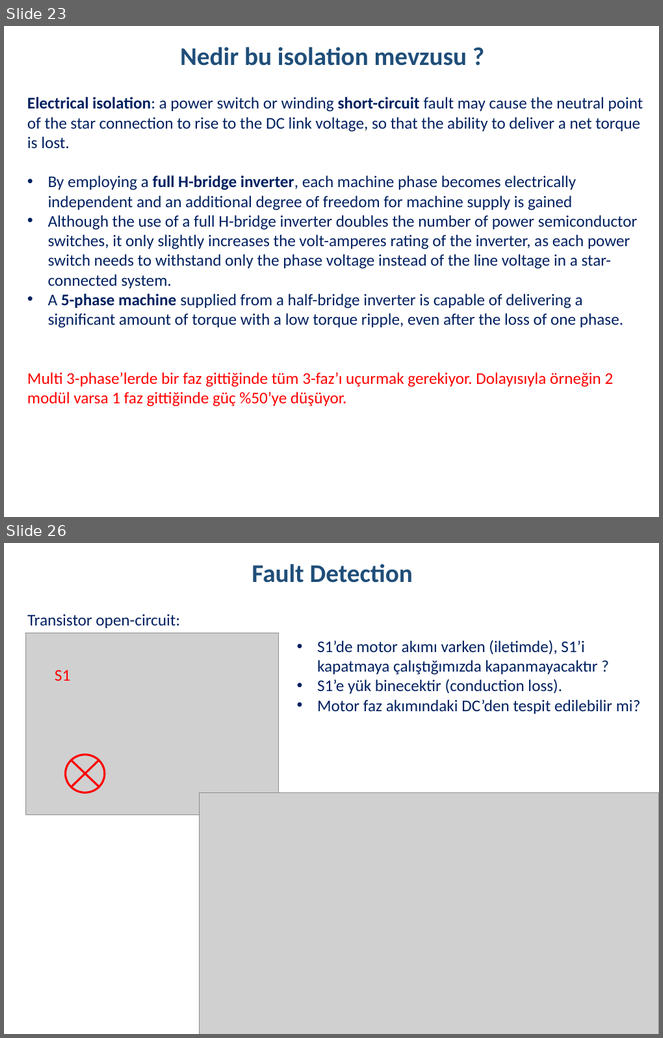
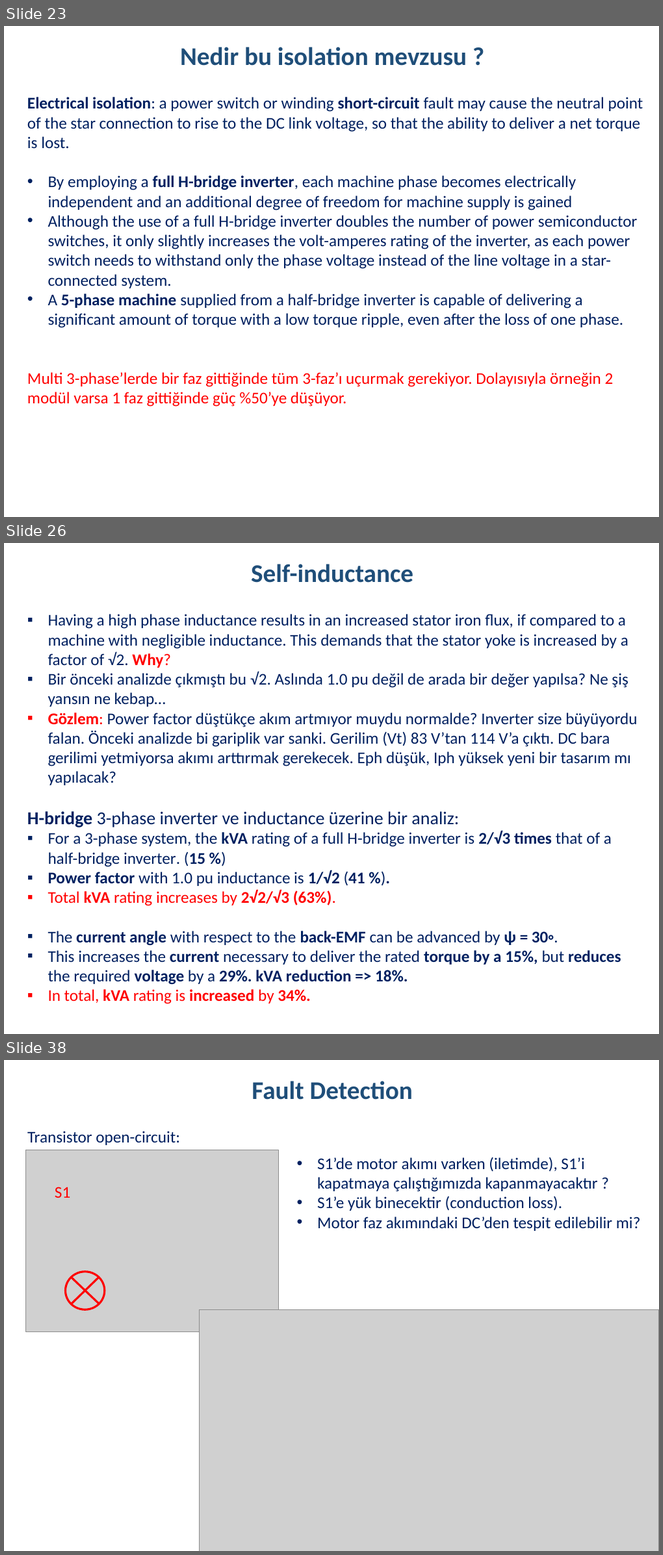
Before and after one commit to hakanpolat/IMMD, a slide deck: Literature/immd_ver2_research.pptx. Shown one above the other, each under a label of ours: slides 23 and 26 before the commit, slides 23, 26 and 38 after it; the slides between them are not shown. The pictures are 663x1038 and 663x1555 pixels, drawn with LibreOffice and Linux fonts; fonts in the diff are those of the drawing; grey boxes stand for pictures. Boxes give left, top, right and bottom in pixels: in the first picture for what was removed or moved away, otherwise in the second. Text is boxed around its words. In the diff, an @@ line names an element or a change of style, - is before the commit and + after.

Commit message:
Fault tolerance, inductance, stator configurations, drive topologies üzerine çalışmalar. Bkz: immd_ver2_research.pptx.

```diff
--- a/Literature/immd_ver2_research.pptx
+++ b/Literature/immd_ver2_research.pptx
@@ slide 26 added at (4, 543, 659, 1034), background #FFFFFF @@
@@ text added at (251, 564, 414, 583), 28 pt, text #1F4E79, bold @@
+Self-inductance
@@ text added at (27, 614, 637, 1005), 18 pt, text #002060 @@
+▪ Having a high phase inductance results in an increased stator iron flux, if compared to a machine with negligible inductance. This demands that the stator yoke is increased by a factor of √2. Why?
+▪ Bir önceki analizde çıkmıştı bu √2. Aslında 1.0 pu değil de arada bir değer yapılsa? Ne şiş yansın ne kebap…
+▪ Gözlem: Power factor düştükçe akım artmıyor muydu normalde? Inverter size büyüyordu falan. Önceki analizde bi gariplik var sanki. Gerilim (Vt) 83 V’tan 114 V’a çıktı. DC bara gerilimi yetmiyorsa akımı arttırmak gerekecek. Eph düşük, Iph yüksek yeni bir tasarım mı yapılacak?
+H-bridge 3-phase inverter ve inductance üzerine bir analiz:
+▪ For a 3-phase system, the kVA rating of a full H-bridge inverter is 2/√3 times that of a half-bridge inverter. (15 %)
+▪ Power factor with 1.0 pu inductance is 1/√2 (41 %).
+▪ Total kVA rating increases by 2√2/√3 (63%).
+▪ The current angle with respect to the back-EMF can be advanced by ψ = 30◦.
+▪ This increases the current necessary to deliver the rated torque by a 15%, but reduces the required voltage by a 29%. kVA reduction => 18%.
+▪ In total, kVA rating is increased by 34%.
@@ what was slide 26 is now slide 38 @@
```
Also in this commit, not shown: 8 slides changed, 11 other slides added, 4 other files.
